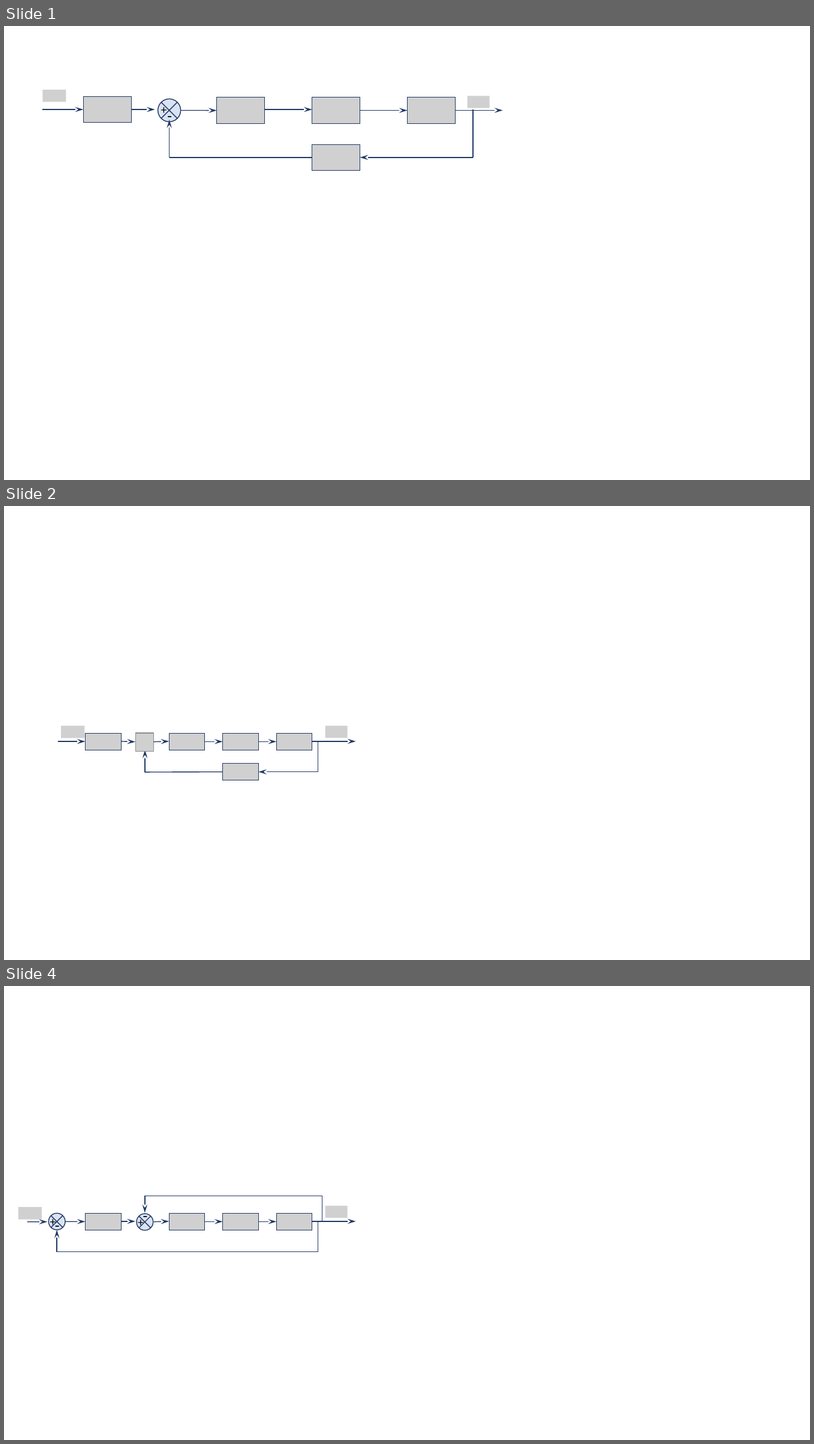
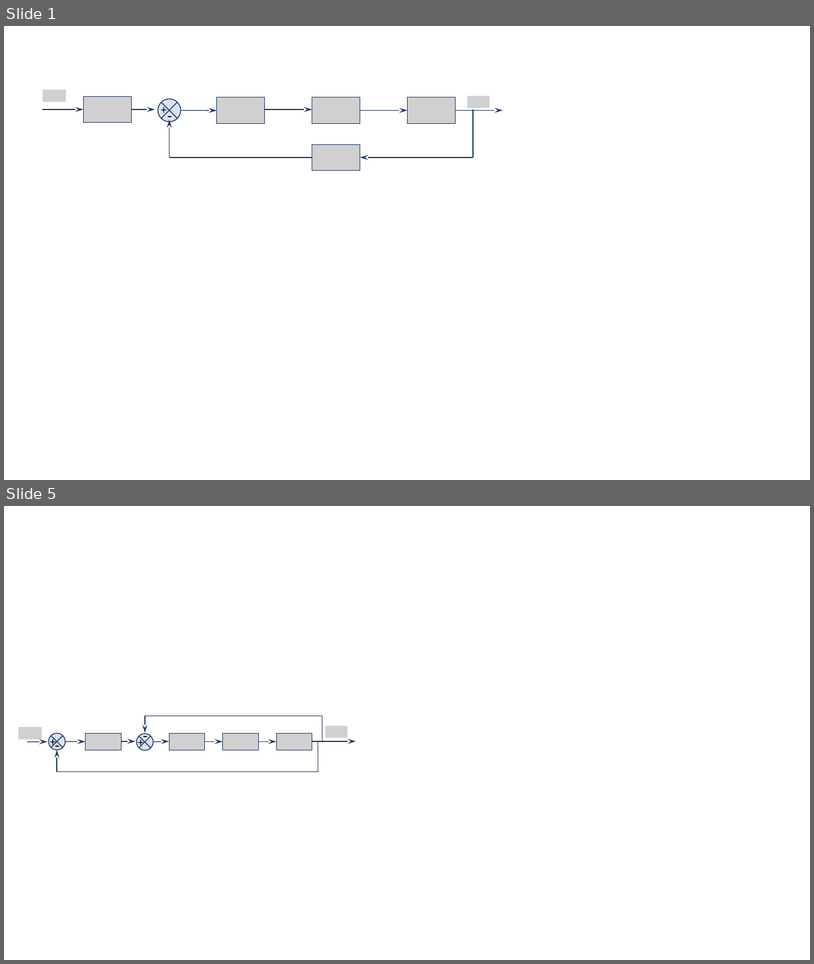
Before and after one commit to xpessoles/Cy_01_PSI_ModelisationLinNonLin, a slide deck: QCM/QCM_04_BO_BF/images/Figures.pptx. Shown one above the other, each under a label of ours: slides 1, 2 and 4 before the commit, slides 1 and 5 after it; the slides between them are not shown. The pictures are 814x1444 and 814x964 pixels, drawn with LibreOffice and Linux fonts; fonts in the diff are those of the drawing; grey boxes stand for pictures. Boxes give left, top, right and bottom in pixels: in the first picture for what was removed or moved away, otherwise in the second. Text is boxed around its words. In the diff, an @@ line names an element or a change of style, - is before the commit and + after.

```diff
--- a/QCM/QCM_04_BO_BF/images/Figures.pptx
+++ b/QCM/QCM_04_BO_BF/images/Figures.pptx
@@ slide 2 removed at bbox=[4, 506, 810, 960], background #FFFFFF @@
@@ picture removed at bbox=[62, 726, 85, 738] @@
@@ picture removed at bbox=[86, 733, 122, 750] @@
@@ picture removed at bbox=[135, 733, 153, 751] @@
@@ picture removed at bbox=[169, 733, 205, 750] @@
@@ picture removed at bbox=[223, 733, 258, 750] @@
@@ picture removed at bbox=[277, 733, 312, 750] @@
@@ picture removed at bbox=[325, 726, 348, 738] @@
@@ arrow removed from (58, 741) to (86, 741) @@
@@ arrow removed from (122, 741) to (135, 742) @@
@@ arrow removed from (145, 772) to (145, 750) @@
@@ arrow removed from (154, 742) to (169, 741) @@
@@ arrow removed from (205, 741) to (223, 741) @@
@@ arrow removed from (258, 741) to (277, 741) @@
@@ arrow removed from (312, 741) to (356, 741) @@
@@ line removed from (318, 772) to (318, 741) @@
@@ line removed from (145, 772) to (223, 772) @@
@@ picture removed at bbox=[223, 763, 258, 780] @@
@@ arrow removed from (318, 772) to (258, 772) @@
@@ what was slide 4 is now slide 5 @@
```
Also in this commit, not shown: 5 slides changed, 4 slides added, 8 other files.
